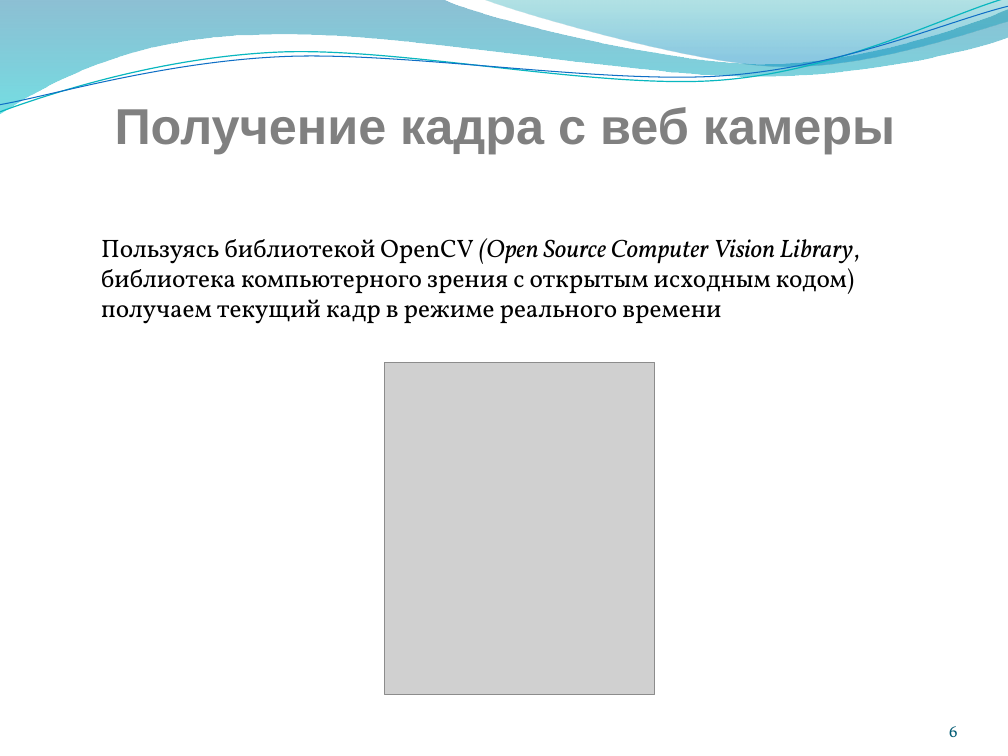
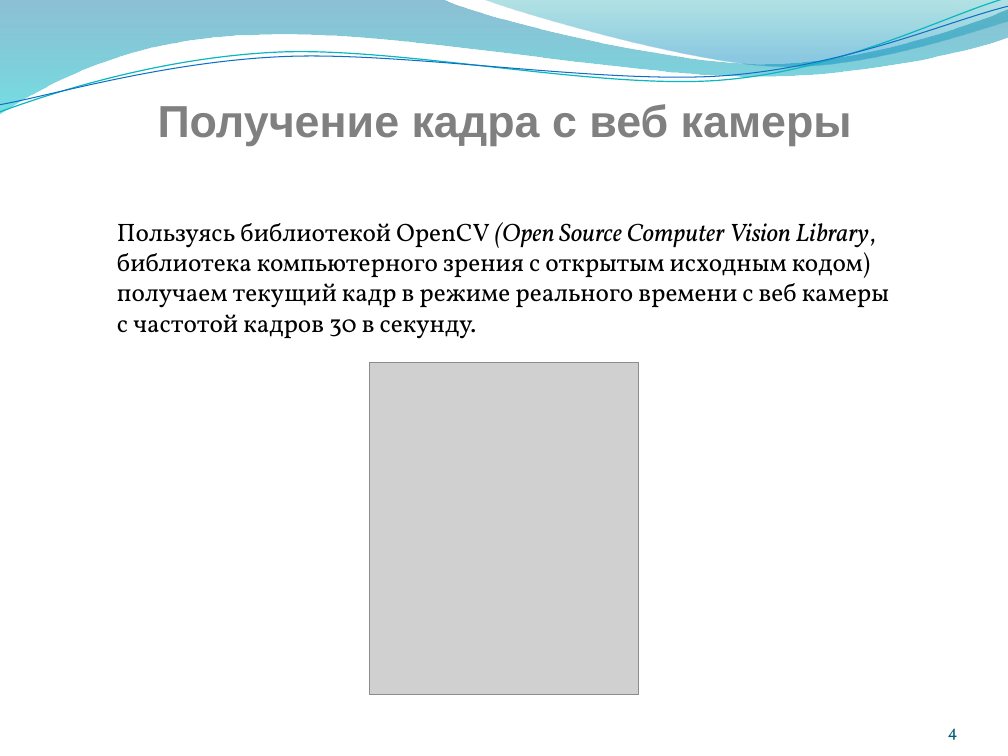
Before and after one commit to lao777/detectKeypointFace, a slide deck: slide 4 of text/Doklad.pptx (slide 6 before the commit). Drawn at 1008x756 pixels with LibreOffice and Linux fonts; fonts in the diff are those of the drawing; grey boxes stand for pictures. Boxes give left, top, right and bottom in pixels: in the first picture for what was removed or moved away, otherwise in the second. Text is boxed around its words. In the diff, an @@ line names an element or a change of style, - is before the commit and + after.

```diff
--- a/text/Doklad.pptx
+++ b/text/Doklad.pptx
@@ title "Получение кадра с веб камеры": place and size @@
-title "Получение кадра с веб камеры" at [115,107,895,154]
+title "Получение кадра с веб камеры" at [158,104,852,146]
@@ title "Получение кадра с веб камеры" at [158,104,852,146]: size 36 to 32 pt @@
@@ text at [117,222,889,339]: text changed @@
-Пользуясь библиотекой OpenCV (Open Source Computer Vision Library, библиотека компьютерного зрения с открытым исходным кодом) получаем текущий кадр в режиме реального времени
+Пользуясь библиотекой OpenCV (Open Source Computer Vision Library, библиотека компьютерного зрения с открытым исходным кодом) получаем текущий кадр в режиме реального времени с веб камеры с частотой кадров 30 в секунду.
@@ picture: place and size @@
-picture at [385,362,655,695]
+picture at [369,362,639,695]
@@ page number at [948,728,958,740]: text changed @@
-6
+4
```
Also in this commit, not shown: 5 other slides changed, 4 slides added, 3 slides removed.
